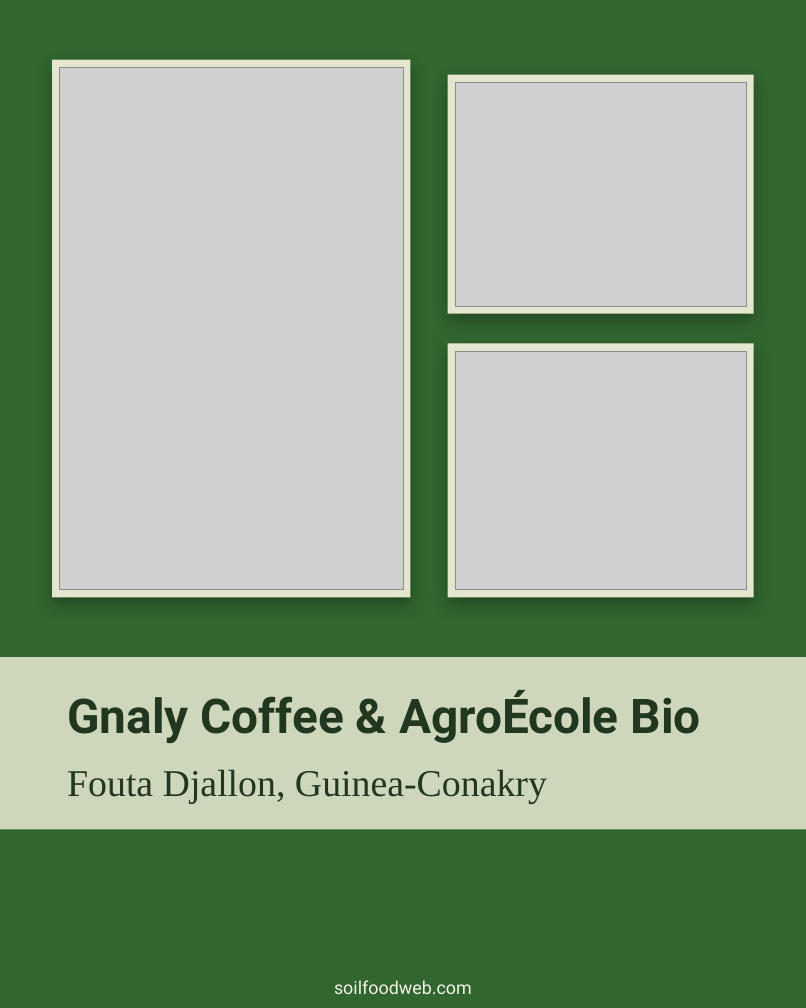
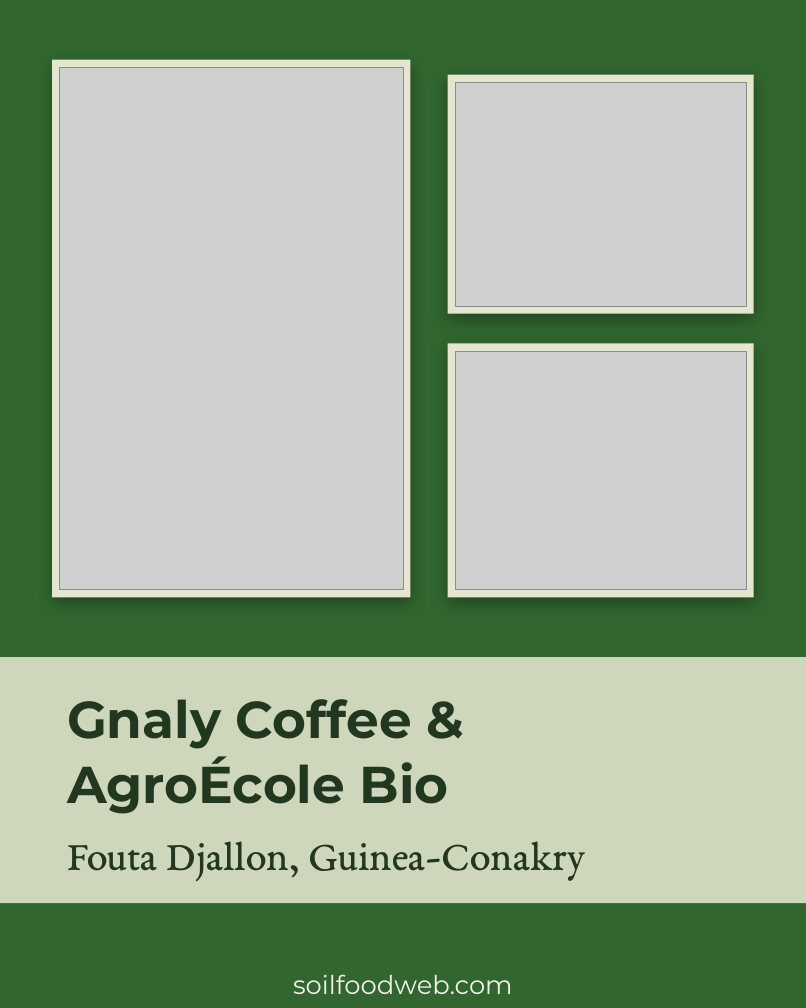
Before and after one commit to linneamoritznyc/SFW-SocialMedia, a slide deck: slide 2 of templates/posts/october/01-10-2026-thu-ig-soil-regenerators-boubacar-roots.pptx. Drawn at 806x1008 pixels with LibreOffice and Linux fonts; fonts in the diff are those of the drawing; grey boxes stand for pictures; background and template pictures are left out. Boxes give left, top, right and bottom in pixels: in the first picture for what was removed or moved away, otherwise in the second. Text is boxed around its words. In the diff, an @@ line names an element or a change of style, - is before the commit and + after.

```diff
--- a/templates/posts/october/01-10-2026-thu-ig-soil-regenerators-boubacar-roots.pptx
+++ b/templates/posts/october/01-10-2026-thu-ig-soil-regenerators-boubacar-roots.pptx
@@ rectangle resized from (x1=0, y1=657, x2=806, y2=829) to (x1=0, y1=657, x2=806, y2=903) @@
@@ text "Gnaly Coffee & AgroÉcole Bio" at (x1=67, y1=699, x2=449, y2=814): size 48 to 52 pt, font Roboto to Montserrat @@
@@ text "Fouta Djallon, Guinea-Conakry" moved from (x1=67, y1=769, x2=547, y2=804) to (x1=67, y1=841, x2=585, y2=881) @@
@@ text "Fouta Djallon, Guinea-Conakry" at (x1=67, y1=841, x2=585, y2=881): size 38 to 42 pt, font Times New Roman to EB Garamond @@
@@ text "soilfoodweb.com" moved from (x1=334, y1=980, x2=472, y2=994) to (x1=293, y1=974, x2=513, y2=994) @@
@@ text "soilfoodweb.com" at (x1=293, y1=974, x2=513, y2=994): size 18 to 26 pt, font Roboto to Montserrat @@
```
Also in this commit, not shown: 10 other slides changed, 40 other files.
